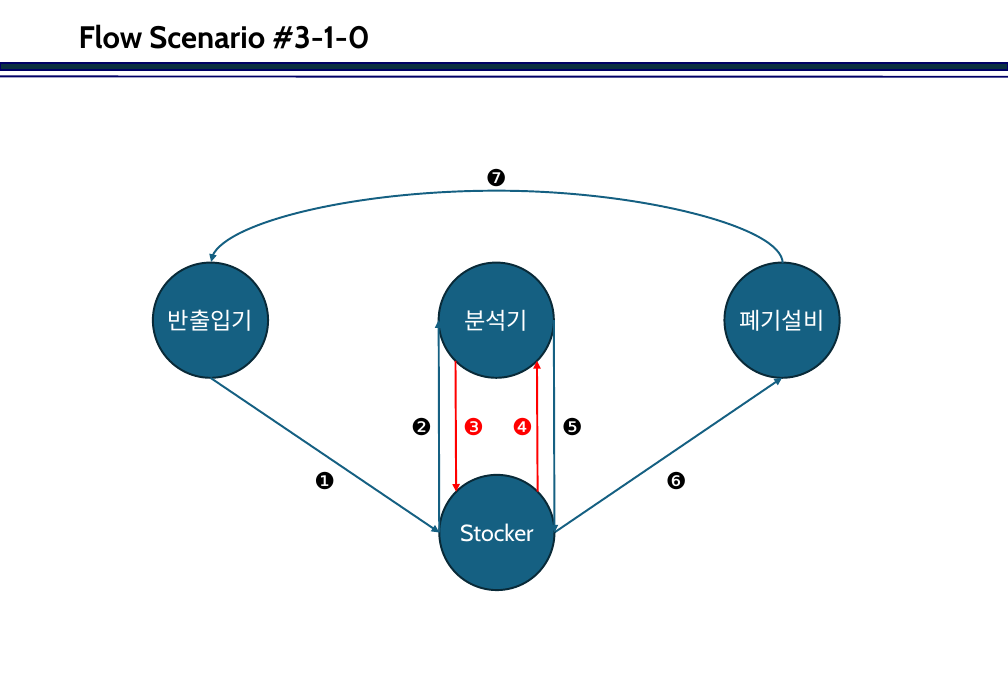
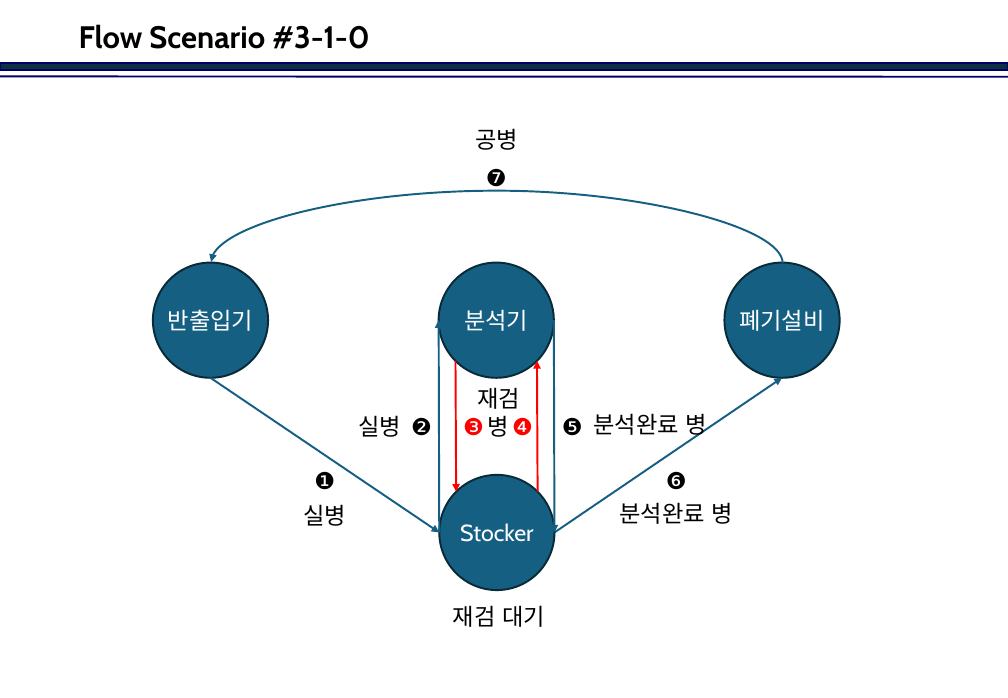
Before and after one commit to jinkabpark/SamickThk_Analysis, a slide deck: slide 11 of 허종원/Travel Scenario.pptx. Drawn at 1008x698 pixels with LibreOffice and Linux fonts; fonts in the diff are those of the drawing; background and template pictures are left out. Boxes give left, top, right and bottom in pixels: in the first picture for what was removed or moved away, otherwise in the second. Text is boxed around its words. In the diff, an @@ line names an element or a change of style, - is before the commit and + after.

```diff
--- a/허종원/Travel Scenario.pptx
+++ b/허종원/Travel Scenario.pptx
@@ text added at <box>476,128,519,150</box>, 18 pt, text #000000 @@
+공병
@@ text added at <box>477,387,520,437</box>, 18 pt, text #000000 @@
+재검
+병
@@ text added at <box>359,415,402,437</box>, 18 pt, text #000000 @@
+실병
@@ text added at <box>594,413,707,439</box>, 18 pt, text #000000 @@
+분석완료 병
@@ text added at <box>303,504,346,526</box>, 18 pt, text #000000 @@
+실병
@@ text added at <box>620,502,733,524</box>, 18 pt, text #000000 @@
+분석완료 병
@@ text added at <box>453,605,545,627</box>, 18 pt, text #000000 @@
+재검 대기
```
Also in this commit, not shown: 17 other slides changed, 2 slides added, 1 slide removed.
